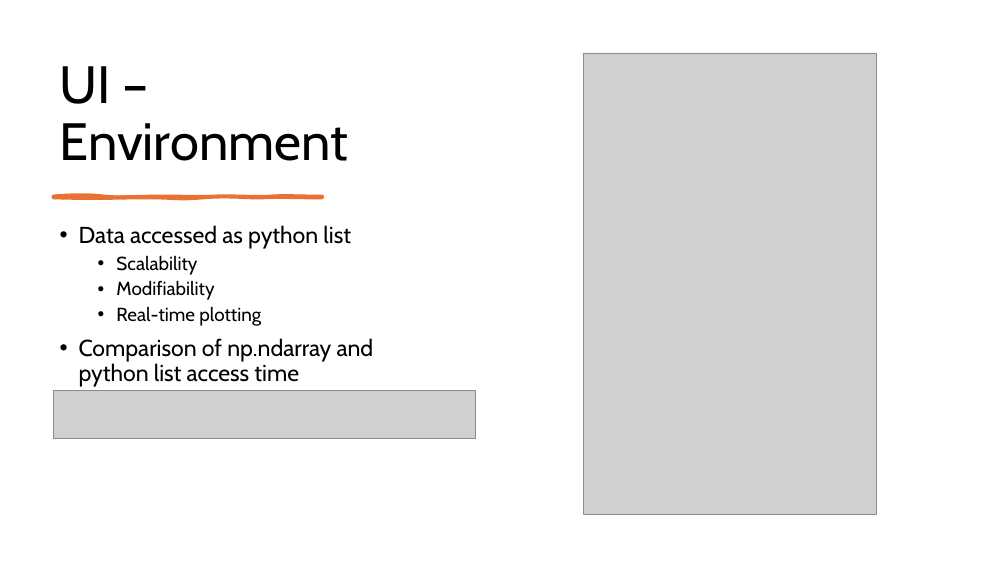
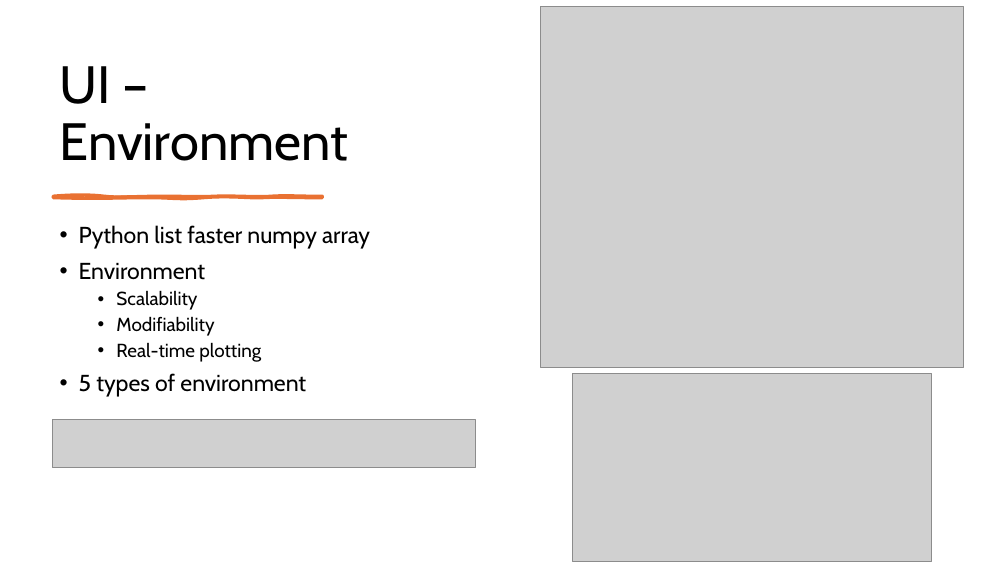
Before and after one commit to dthung99/Advanced_Medical_Robotics_MSc_course, a slide deck: slide 19 of Advanced_Robotics_Report_Presentation.pptx (slide 16 before the commit). Drawn at 1008x567 pixels with LibreOffice and Linux fonts; fonts in the diff are those of the drawing; grey boxes stand for pictures. Boxes give left, top, right and bottom in pixels: in the first picture for what was removed or moved away, otherwise in the second. Text is boxed around its words. In the diff, an @@ line names an element or a change of style, - is before the commit and + after.

```diff
--- a/Advanced_Robotics_Report_Presentation.pptx
+++ b/Advanced_Robotics_Report_Presentation.pptx
@@ picture added at (541,7,963,368) @@
@@ text at (79,225,370,280): text changed @@
-• Data accessed as python list
+• Python list faster numpy array
+• Environment
@@ text at (79,373,306,397): text changed @@
-• Comparison of np.ndarray and python list access time
+• 5 types of environment
@@ picture at (572,374,932,561): rotation 0 to 270 degrees @@
@@ picture: place and size @@
-picture at (53,391,476,439)
+picture at (52,420,475,468)
```
Also in this commit, not shown: 9 other slides changed, 5 slides added, 7 other files.
